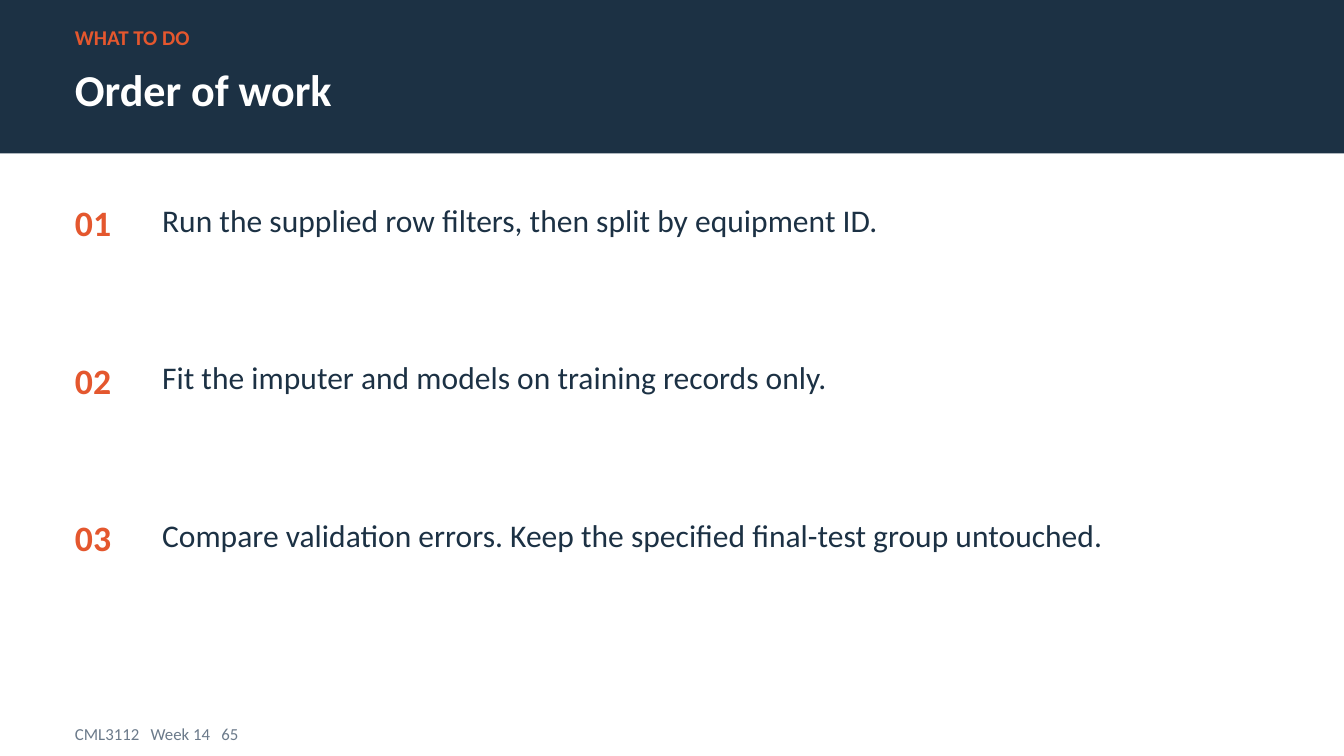
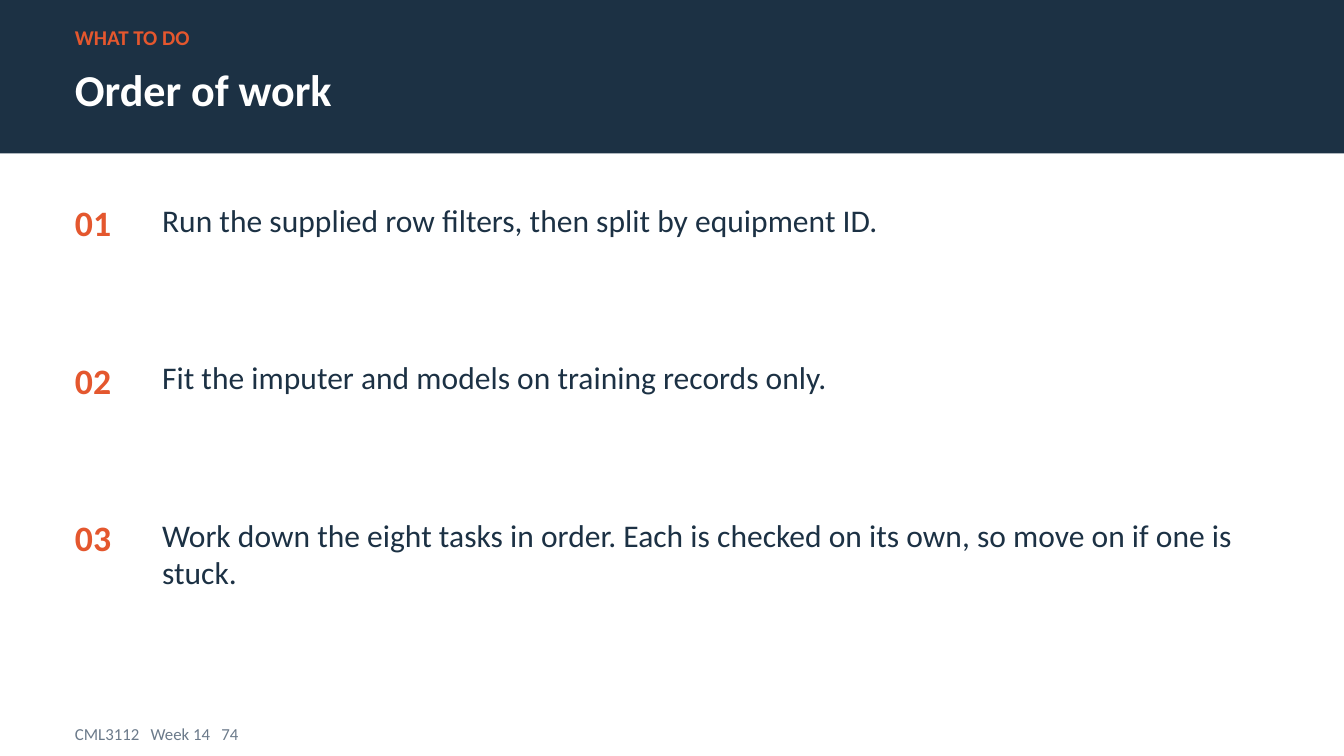
Before and after one commit to Jotham566/teaching-material, a slide deck: slide 74 of IUEA_Teaching_Plan/decks/CML3112_Week14_Design_Infrastructure.pptx (slide 65 before the commit). Drawn at 1344x756 pixels with LibreOffice and Linux fonts; fonts in the diff are those of the drawing. Boxes give left, top, right and bottom in pixels: in the first picture for what was removed or moved away, otherwise in the second. Text is boxed around its words. In the diff, an @@ line names an element or a change of style, - is before the commit and + after.

```diff
--- a/IUEA_Teaching_Plan/decks/CML3112_Week14_Design_Infrastructure.pptx
+++ b/IUEA_Teaching_Plan/decks/CML3112_Week14_Design_Infrastructure.pptx
@@ text at bbox=[162, 525, 1232, 585]: text changed @@
-Compare validation errors. Keep the specified final-test group untouched.
+Work down the eight tasks in order. Each is checked on its own, so move on if one is stuck.
@@ text at bbox=[75, 728, 238, 740]: text changed @@
-CML3112 Week 14 65
+CML3112 Week 14 74
```
Also in this commit, not shown: 15 other slides changed, 9 slides added, 55 other files.
